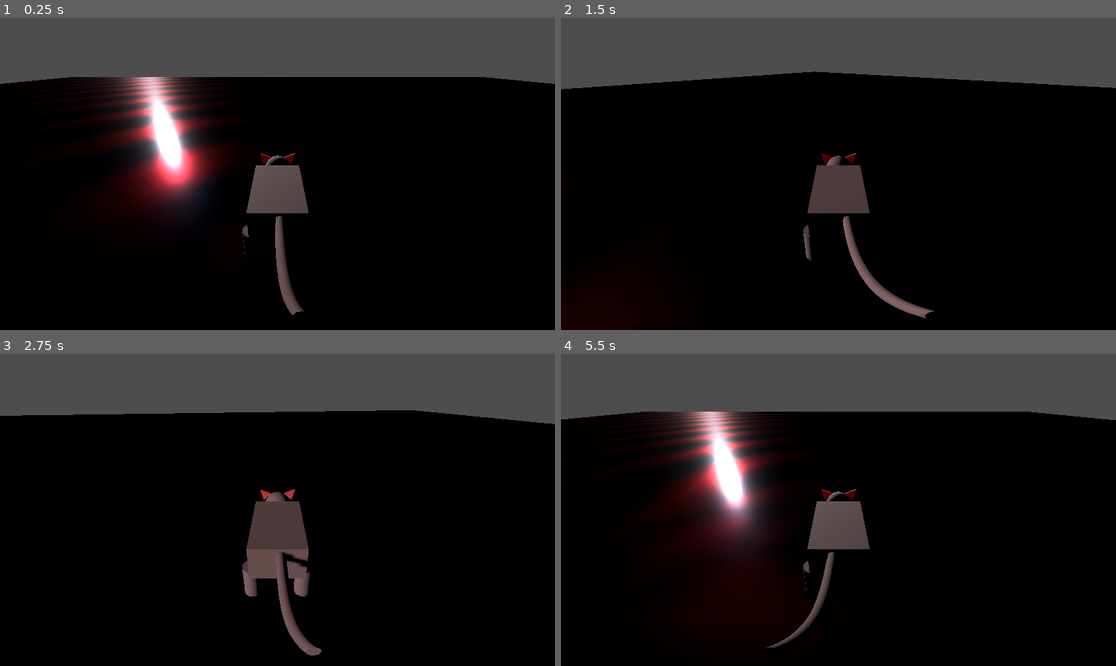
Above: before the commit, frames 1-4 (two rows, left to right).
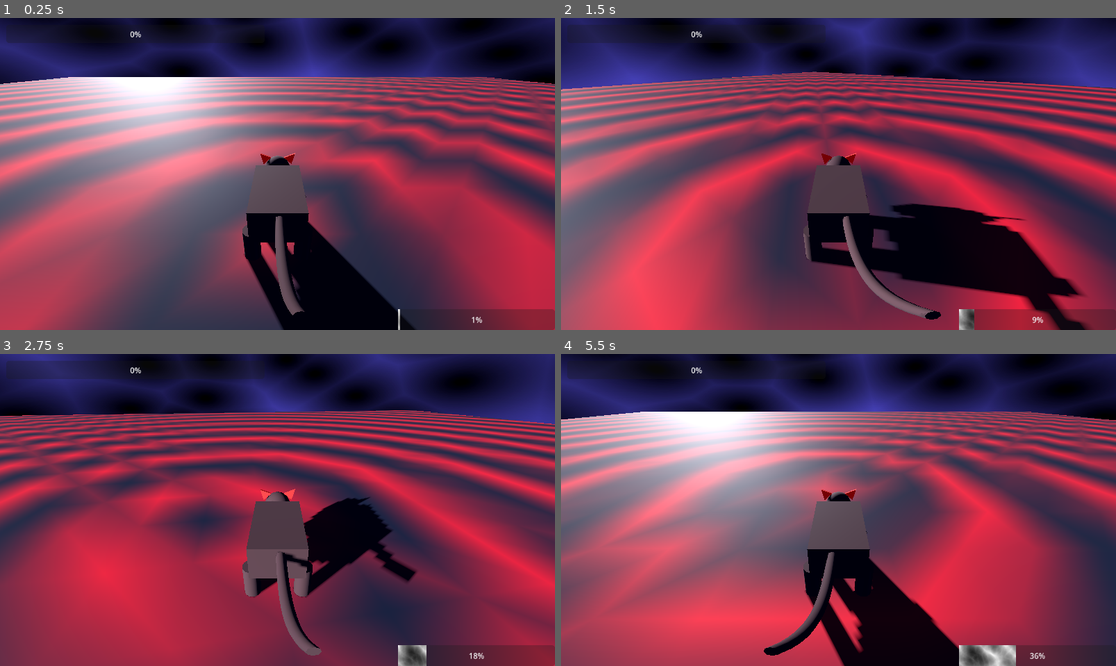
Above: after the commit, the same moments.

Repository: peach-codes/waiting_for
Game: Godot game, scene res://main.tscn
Two runs of this game, one before a commit and one after it. Both use one fixed random seed, a clock stepped at 60 frames per second and the inputs below.
Inputs:
- Up to frame 1 (0.25 s): no input
- Up to frame 2 (1.5 s): hold Right (ui_right) 0.53-1.28 s; hold Down (ui_down) from 1.28 s (still down)
- Up to frame 3 (2.75 s): release Down (ui_down) at 2.03 s; hold Right (ui_right) from 2.03 s (still down)
- Up to frame 4 (5.5 s): release Right (ui_right) at 2.78 s; hold Up (ui_up) 2.78-3.53 s; hold Left (ui_left) 3.53-5.03 s; hold Down (ui_down) from 5.03 s (still down)

The runs differ from the first frame. In frame 1, 92% of the frame differs, in the area x 0-100%, y 0-100%; in frame 2, 89%; in frame 3, 94%; in frame 4, 92%.
Error after the commit: Trying to return an array of type "Array" where expected return type is "Array[float]". (res://scripts/util.gd:23)

Commit message:
small visual work+
unhinged gui, noise sky, some node connecting and typing

Diff:
--- a/sandbox/return231/main.tscn
+++ b/sandbox/return231/main.tscn
@@ -1,17 +1,21 @@
-[gd_scene load_steps=21 format=3 uid="uid://cx0xe743an2u2"]
+[gd_scene load_steps=38 format=3 uid="uid://c8neaqrqvaukl"]
 
 [ext_resource type="Script" path="res://scripts/camera_main.gd" id="1_iigr3"]
 [ext_resource type="Shader" path="res://shaders/floor_basic.gdshader" id="1_l05ut"]
+[ext_resource type="Script" path="res://scripts/main.gd" id="1_wlc6o"]
 [ext_resource type="Script" path="res://scripts/player.gd" id="2_ic4wo"]
 [ext_resource type="Shader" path="res://shaders/cat_flesh.gdshader" id="4_dl8rv"]
 [ext_resource type="Shader" path="res://shaders/tail.gdshader" id="4_s462a"]
 [ext_resource type="Shader" path="res://shaders/cat_ear.gdshader" id="5_xxnyg"]
+[ext_resource type="Script" path="res://scripts/first_gui.gd" id="8_kcfuf"]
 
 [sub_resource type="WorldBoundaryShape3D" id="WorldBoundaryShape3D_if07h"]
 
 [sub_resource type="ShaderMaterial" id="ShaderMaterial_5bch6"]
 render_priority = 0
 shader = ExtResource("1_l05ut")
+shader_parameter/test = null
+shader_parameter/points = null
 
 [sub_resource type="PlaneMesh" id="PlaneMesh_sqcpk"]
 material = SubResource("ShaderMaterial_5bch6")
@@ -65,7 +69,84 @@
 [sub_resource type="BoxShape3D" id="BoxShape3D_6hrnx"]
 size = Vector3(1, 1, 1.1458)
 
+[sub_resource type="Gradient" id="Gradient_1imuk"]
+interpolation_mode = 2
+offsets = PackedFloat32Array(0, 0.819372)
+colors = PackedColorArray(0.231373, 0, 0, 1, 0, 0.129412, 0.431373, 1)
+
+[sub_resource type="FastNoiseLite" id="FastNoiseLite_d381n"]
+noise_type = 3
+frequency = 0.028
+fractal_type = 0
+
+[sub_resource type="NoiseTexture2D" id="NoiseTexture2D_wx0w1"]
+width = 1000
+height = 500
+color_ramp = SubResource("Gradient_1imuk")
+noise = SubResource("FastNoiseLite_d381n")
+
+[sub_resource type="StyleBoxTexture" id="StyleBoxTexture_88vma"]
+texture = SubResource("NoiseTexture2D_wx0w1")
+region_rect = Rect2(0, 0, 512, 512)
+
+[sub_resource type="Gradient" id="Gradient_1euc3"]
+
+[sub_resource type="FastNoiseLite" id="FastNoiseLite_mncy0"]
+seed = 5
+fractal_type = 2
+fractal_gain = 0.4
+fractal_weighted_strength = 0.11
+
+[sub_resource type="NoiseTexture2D" id="NoiseTexture2D_ku8li"]
+width = 500
+height = 500
+color_ramp = SubResource("Gradient_1euc3")
+noise = SubResource("FastNoiseLite_mncy0")
+
+[sub_resource type="StyleBoxTexture" id="StyleBoxTexture_5gjea"]
+texture = SubResource("NoiseTexture2D_ku8li")
+axis_stretch_horizontal = 1
+axis_stretch_vertical = 1
+region_rect = Rect2(0, 0, 512, 512)
+
+[sub_resource type="Theme" id="Theme_m8si7"]
+Label/colors/font_color = Color(1, 0, 1, 1)
+Label/colors/font_shadow_color = Color(0.376471, 0.592157, 0.784314, 0.729412)
+Label/styles/normal = SubResource("StyleBoxTexture_88vma")
+ProgressBar/styles/fill = SubResource("StyleBoxTexture_5gjea")
+
+[sub_resource type="Gradient" id="Gradient_svn2e"]
+colors = PackedColorArray(0, 0, 0, 1, 0.278431, 0.258824, 0.733333, 1)
+
+[sub_resource type="FastNoiseLite" id="FastNoiseLite_k40p5"]
+noise_type = 2
+fractal_type = 0
+
+[sub_resource type="NoiseTexture2D" id="NoiseTexture2D_nr5bo"]
+width = 2000
+height = 2000
+seamless = true
+color_ramp = SubResource("Gradient_svn2e")
+noise = SubResource("FastNoiseLite_k40p5")
+
+[sub_resource type="PanoramaSkyMaterial" id="PanoramaSkyMaterial_bnnyx"]
+panorama = SubResource("NoiseTexture2D_nr5bo")
+filter = false
+
+[sub_resource type="Sky" id="Sky_s7ve2"]
+sky_material = SubResource("PanoramaSkyMaterial_bnnyx")
+
+[sub_resource type="Environment" id="Environment_6wt6d"]
+background_mode = 2
+sky = SubResource("Sky_s7ve2")
+volumetric_fog_density = 0.0383
+volumetric_fog_albedo = Color(0, 0.839216, 0.639216, 1)
+volumetric_fog_anisotropy = 0.05
+volumetric_fog_ambient_inject = 1.26
+volumetric_fog_sky_affect = 0.0
+
 [node name="Main" type="Node3D"]
+script = ExtResource("1_wlc6o")
 
 [node name="camera_main" type="Node3D" parent="."]
 script = ExtResource("1_iigr3")
@@ -75,12 +156,12 @@
 
 [node name="envr_main" type="Node3D" parent="."]
 
-[node name="StaticBody3D" type="StaticBody3D" parent="envr_main"]
-
-[node name="CollisionShape3D" type="CollisionShape3D" parent="envr_main/StaticBody3D"]
+[node name="floor" type="StaticBody3D" parent="envr_main"]
+
+[node name="CollisionShape3D" type="CollisionShape3D" parent="envr_main/floor"]
 shape = SubResource("WorldBoundaryShape3D_if07h")
 
-[node name="MeshInstance3D" type="MeshInstance3D" parent="envr_main/StaticBody3D"]
+[node name="floor_vis" type="MeshInstance3D" parent="envr_main/floor"]
 mesh = SubResource("PlaneMesh_sqcpk")
 skeleton = NodePath("../..")
 
@@ -139,3 +220,52 @@
 light_energy = 2.5
 light_indirect_energy = 2.277
 shadow_enabled = true
+
+[node name="gui0" type="Control" parent="."]
+layout_mode = 3
+anchors_preset = 3
+anchor_left = 1.0
+anchor_top = 1.0
+anchor_right = 1.0
+anchor_bottom = 1.0
+offset_left = -40.0
+offset_top = -40.0
+grow_horizontal = 0
+grow_vertical = 0
+size_flags_horizontal = 8
+theme = SubResource("Theme_m8si7")
+script = ExtResource("8_kcfuf")
+
+[node name="my_Bar" type="ProgressBar" parent="gui0"]
+layout_mode = 1
+anchors_preset = 3
+anchor_left = 1.0
+anchor_top = 1.0
+anchor_right = 1.0
+anchor_bottom = 1.0
+offset_left = -326.0
+offset_top = -43.0
+grow_horizontal = 0
+grow_vertical = 0
+
+[node name="my_thing" type="Label" parent="gui0"]
+layout_mode = 0
+offset_left = -263.0
+offset_top = -539.0
+offset_right = -8.0
+offset_bottom = -476.0
+text = "How About this?"
+horizontal_alignment = 1
+vertical_alignment = 1
+
+[node name="dist_bar" type="ProgressBar" parent="gui0"]
+layout_mode = 0
+offset_left = -1099.0
+offset_top = -594.0
+offset_right = -563.0
+offset_bottom = -556.0
+
+[node name="Node" type="Node" parent="."]
+
+[node name="WorldEnvironment" type="WorldEnvironment" parent="Node"]
+environment = SubResource("Environment_6wt6d")
--- a/sandbox/return231/scripts/camera_main.gd
+++ b/sandbox/return231/scripts/camera_main.gd
@@ -2,12 +2,12 @@
 
 @onready var _player: CharacterBody3D = $"../player_main/player"
 
-# Called when the node enters the scene tree for the first time.
-func _ready():
+
+func _ready() -> void:
 	pass
 
 
-# Called every frame. 'delta' is the elapsed time since the previous frame.
-func _process(delta):
+# this is kinda lame
+func _process(delta: float) -> void:
 	position = _player.position
 	rotation = _player.rotation
--- /dev/null
+++ b/sandbox/return231/scripts/first_gui.gd
@@ -0,0 +1,26 @@
+extends Control
+
+@onready var _progress_bar : ProgressBar = $my_Bar
+@onready var _dist_bar : ProgressBar = $dist_bar
+@onready var _mesg0 : Label = $my_thing
+
+# Called when the node enters the scene tree for the first time.
+func _ready() -> void:
+	_progress_bar.ratio = 0.0
+	_mesg0.hide()
+
+# Called every frame. 'delta' is the elapsed time since the previous frame.
+func _process(delta: float) -> void:
+	_progress_bar.ratio += delta / 15.0
+	_progress_bar.ratio += -1.0 if _progress_bar.ratio > 0.999 else 0.0
+	if _progress_bar.ratio > 0.80:
+		_mesg0.show()
+	else:
+		_mesg0.hide()
+
+func update_dist(dist: float, total: float) -> void:
+	if dist <= total:
+		_dist_bar.ratio = (dist/total)
+	else:
+		_dist_bar.ratio = 1.0
+		_mesg0.show()
--- /dev/null
+++ b/sandbox/return231/scripts/main.gd
@@ -0,0 +1,23 @@
+extends Node3D
+
+@onready var _gui : Control = $gui0 #update_dist(x,1)
+@onready var _player: CharacterBody3D = $player_main/player
+@onready var _floor_vis : MeshInstance3D = $envr_main/floor/floor_vis
+@onready var _util_script : Object = load("res://scripts/util.gd")
+
+const SCALE = 30.0 #sorta random
+
+var sample_points
+var util
+
+# Called when the node enters the scene tree for the first time.
+func _ready() -> void:
+	util = _util_script.new()
+	_floor_vis.mesh.material.set_shader_parameter("points", util.rand_npoint(10, SCALE, true))
+	#print(util.ndist(0.0, 1.0, 1))
+	print(util.ndist([0.0, 0.0], [1.0, 1.0], 2))
+
+
+# Called every frame. 'delta' is the elapsed time since the previous frame.
+func _process(delta) -> void:
+	pass
--- a/sandbox/return231/scripts/player.gd
+++ b/sandbox/return231/scripts/player.gd
@@ -9,20 +9,20 @@
 # Get the gravity from the project settings to be synced with RigidBody nodes.
 var gravity = ProjectSettings.get_setting("physics/3d/default_gravity")
 
-func nrr(in_rad):
+func nrr(in_rad) -> float:
 	# normalize rad rot
 	var int_rots = int(in_rad / (2 * PI))
 	var retval = in_rad - (int_rots * 2 * PI)
 	return retval
 
 
-func _ready():
+func _ready() -> void:
 	pass
 
-func _process(delta):
+func _process(delta) -> void:
 	pass
 
-func _physics_process(delta):
+func _physics_process(delta) -> void:
 	# Add the gravity.
 	if not is_on_floor():
 		velocity.y -= gravity * delta
--- /dev/null
+++ b/sandbox/return231/scripts/util.gd
@@ -0,0 +1,27 @@
+extends Object
+
+# basic script for preserving some repeated functions
+# working on silos, intentional structure for future
+
+var rng : RandomNumberGenerator
+
+func _init() -> void:
+	# not _ready()
+	# this current works, but there's probably a better way
+	rng = RandomNumberGenerator.new()
+	rng.randomize()
+
+static func rand_npoint(n: int, scale: float, neg: bool) -> Array[float]:
+	# returns n rand points between 0-1 if scale = 1.0 and neg = false
+	var retval = [n]
+	var bias = [n]
+	if neg:
+		for i in n:
+			bias.append(-1.0 if randi() % 2 == 0 else 1.0)
+	for i in n:
+		retval.append(randf() * scale * bias[i])
+	return retval
+
+func ndist(p_0, p_1, n):
+	for i in range(n):
+		print(p_0[i])
--- a/sandbox/return231/shaders/cat_ear.gdshader
+++ b/sandbox/return231/shaders/cat_ear.gdshader
@@ -2,7 +2,7 @@
 
 void fragment() {
 	ALBEDO = vec3(0.5, 0.2, 0.2);
-	ALPHA = 0.7;
+	//ALPHA = 0.7; ears sometimes disappear? happened around when sky was added
 	ROUGHNESS = 0.9;
 	METALLIC = 0.0;
 	IRRADIANCE = vec4(0.9, 0.0, 0.0, 0.9);
--- a/sandbox/return231/shaders/floor_basic.gdshader
+++ b/sandbox/return231/shaders/floor_basic.gdshader
@@ -1,12 +1,30 @@
 shader_type spatial;
 
+uniform float test;
+uniform float points[10]; // MUST be even
+
 void vertex() {
+	float dist_array[5]; // MUST be half of points length
+	float min_dist = 10000.0; // wayyy too high
+
+	// unique clustering points for the ripples combined, kinda...
+	for(int i = 0; i < dist_array.length(); i++) {
+		float raw_dist = ( ( VERTEX.x - points[(2 * i)] ) * ( VERTEX.x - points[(2 * i)] ) );
+		raw_dist += ( ( VERTEX.z - points[(2 * i) + 1] ) * ( VERTEX.z - points[(2 * i) + 1] ) );
+		dist_array[i] = sqrt(raw_dist);
+	}
+	for (int i = 0; i < dist_array.length(); i ++) {
+		if (dist_array[i] < min_dist) {
+			min_dist = dist_array[i];
+		}
+	}
 	float dist = sqrt(VERTEX.x * VERTEX.x + VERTEX.z * VERTEX.z);
-	COLOR = vec4(0.5 * (cos(dist + TIME) + 1.0) , 0.1, 0.2, 1.0);
+	COLOR = vec4(0.5 * (cos(min_dist + TIME) + 1.0) , 0.1, 0.2, 1.0);
 }
 
 void fragment() {
 	ALBEDO = COLOR.xyz;
-	ROUGHNESS = 0.1;
-	METALLIC = 1.0;
+	ROUGHNESS = 0.8;
+	METALLIC = 0.1;
+	ALPHA = 1.0;
 }
